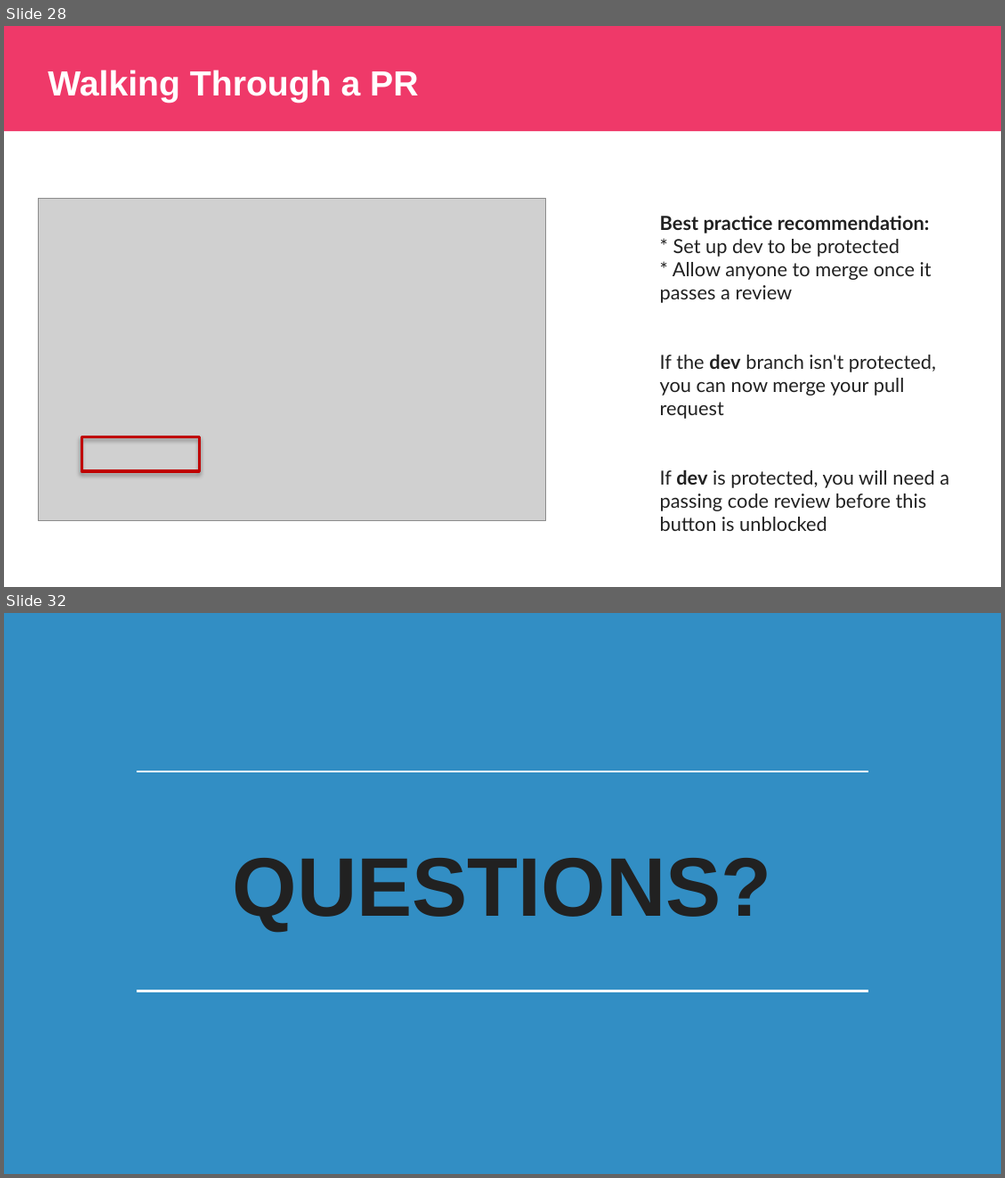
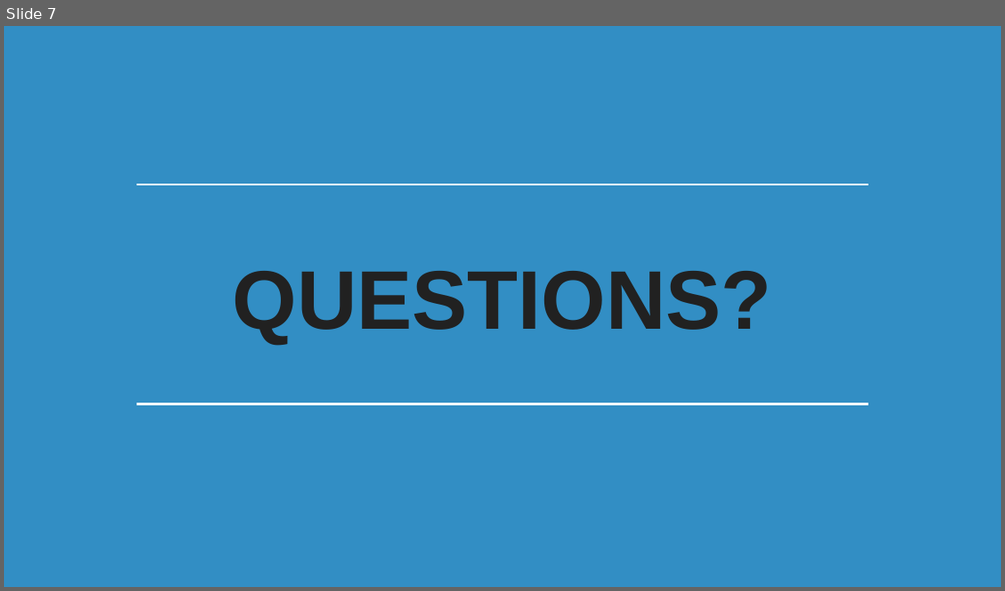
Before and after one commit to kiwidamien/statistics, a slide deck: 01_Course_Overview.pptx. Shown one above the other, each under a label of ours: slides 28 and 32 before the commit, slide 7 after it; the slides between them are not shown. The pictures are 1005x1178 and 1005x591 pixels, drawn with LibreOffice and Linux fonts; fonts in the diff are those of the drawing; grey boxes stand for pictures; background and template pictures are left out. Boxes give left, top, right and bottom in pixels: in the first picture for what was removed or moved away, otherwise in the second. Text is boxed around its words. In the diff, an @@ line names an element or a change of style, - is before the commit and + after.

```diff
--- a/01_Course_Overview.pptx
+++ b/01_Course_Overview.pptx
@@ slide 28 removed at box(4, 26, 1001, 587), background #FFFFFF @@
@@ rectangle removed at box(4, 26, 1001, 132) @@
@@ title removed at box(48, 70, 418, 103) @@
-Walking Through a PR
@@ picture removed at box(38, 199, 546, 522) @@
@@ text removed at box(660, 215, 931, 303) @@
-Best practice recommendation:
-* Set up dev to be protected
-* Allow anyone to merge once it passes a review
@@ text removed at box(660, 354, 936, 418) @@
-If the dev branch isn't protected, you can now merge your pull request
@@ rectangle removed at box(81, 436, 200, 471) @@
@@ text removed at box(660, 469, 949, 531) @@
-If dev is protected, you will need a passing code review before this button is unblocked
@@ what was slide 32 is now slide 7 @@
```
Also in this commit, not shown: 1 slide changed, 4 slides added, 31 other slides removed.
